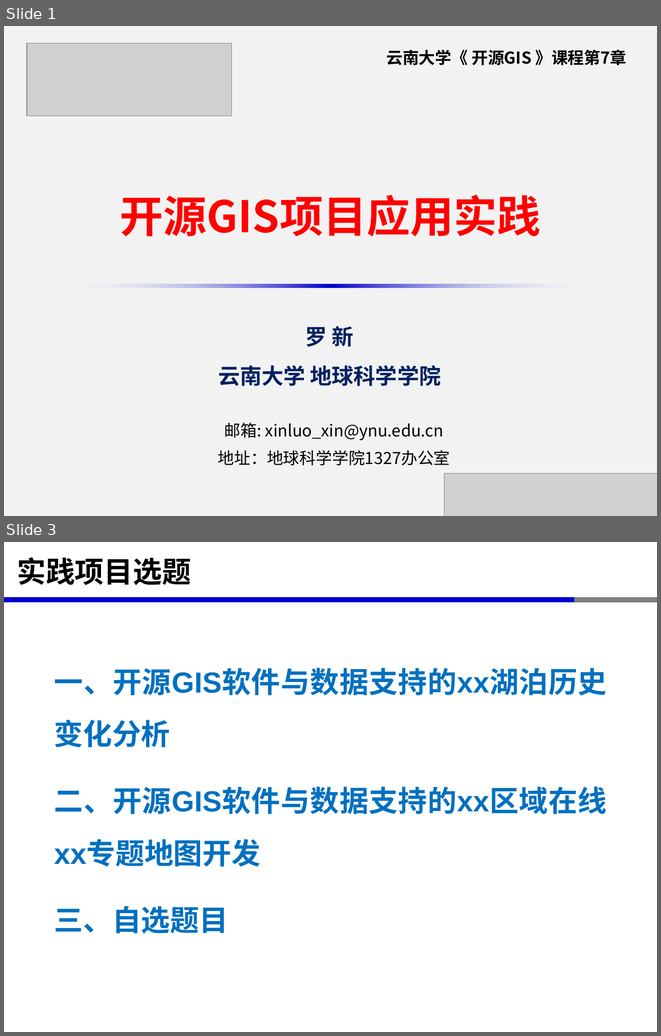
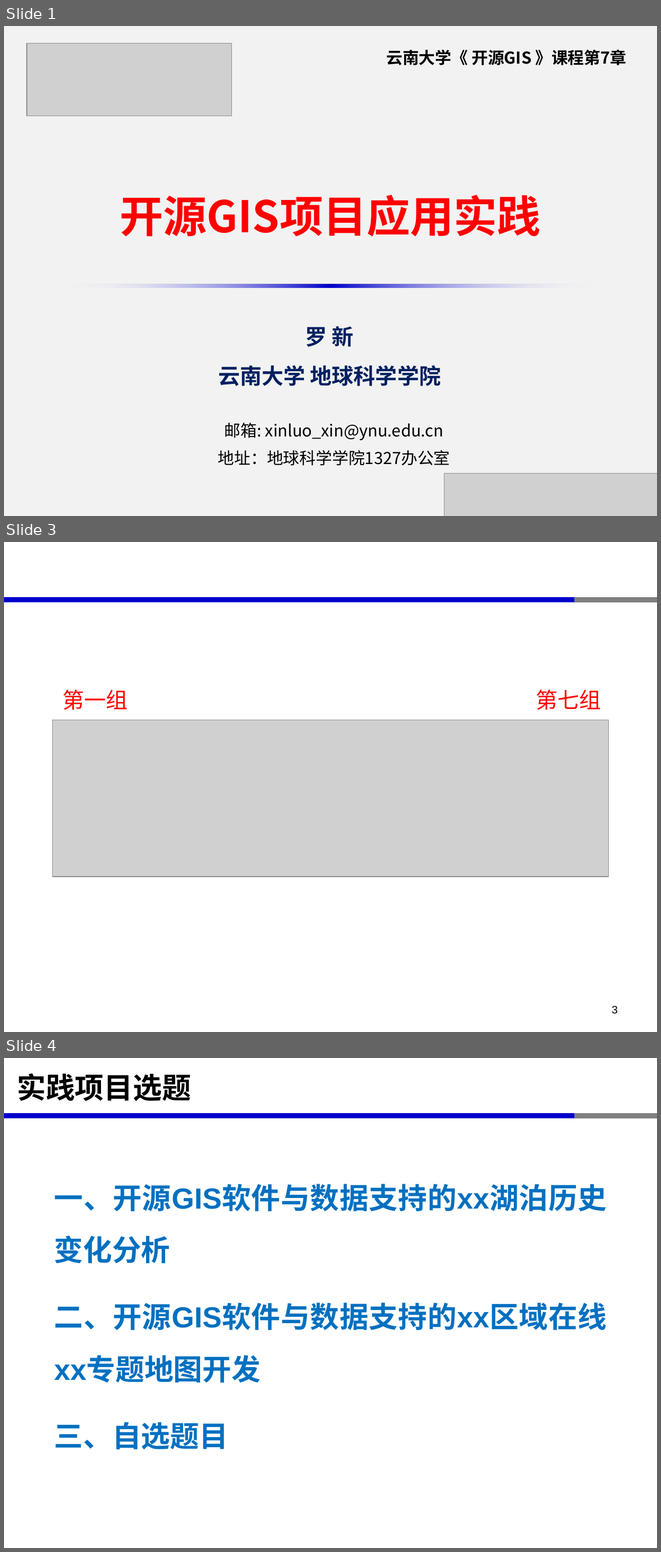
Before and after one commit to xinluo2018/Open-source-GIS-Course, a slide deck: 第7章-开源GIS项目实践-10课时/第7章-开源GIS项目应用实践.pptx. Shown one above the other, each under a label of ours: slides 1 and 3 before the commit, slides 1, 3 and 4 after it; the slides between them are not shown. The pictures are 661x1036 and 661x1552 pixels, drawn with LibreOffice and Linux fonts; fonts in the diff are those of the drawing; grey boxes stand for pictures. Boxes give left, top, right and bottom in pixels: in the first picture for what was removed or moved away, otherwise in the second. Text is boxed around its words. In the diff, an @@ line names an element or a change of style, - is before the commit and + after.

```diff
--- a/第7章-开源GIS项目实践-10课时/第7章-开源GIS项目应用实践.pptx
+++ b/第7章-开源GIS项目实践-10课时/第7章-开源GIS项目应用实践.pptx
@@ slide 3 added at bbox=[4, 542, 657, 1032], background #FFFFFF; not listed: 2 template elements that a slide beside it also shows @@
@@ text added at bbox=[62, 689, 127, 710], 24 pt, text #FF0000 @@
+第一组
@@ text added at bbox=[536, 689, 601, 710], 24 pt, text #FF0000 @@
+第七组
@@ picture added at bbox=[52, 720, 608, 876] @@
@@ page number added at bbox=[612, 1005, 618, 1014], 12 pt, text #000000 @@
+3
@@ what was slide 3 is now slide 4 @@
```
Also in this commit, not shown: 1 slide changed, 1 other slide added, 1 slide removed, 42 other files.
